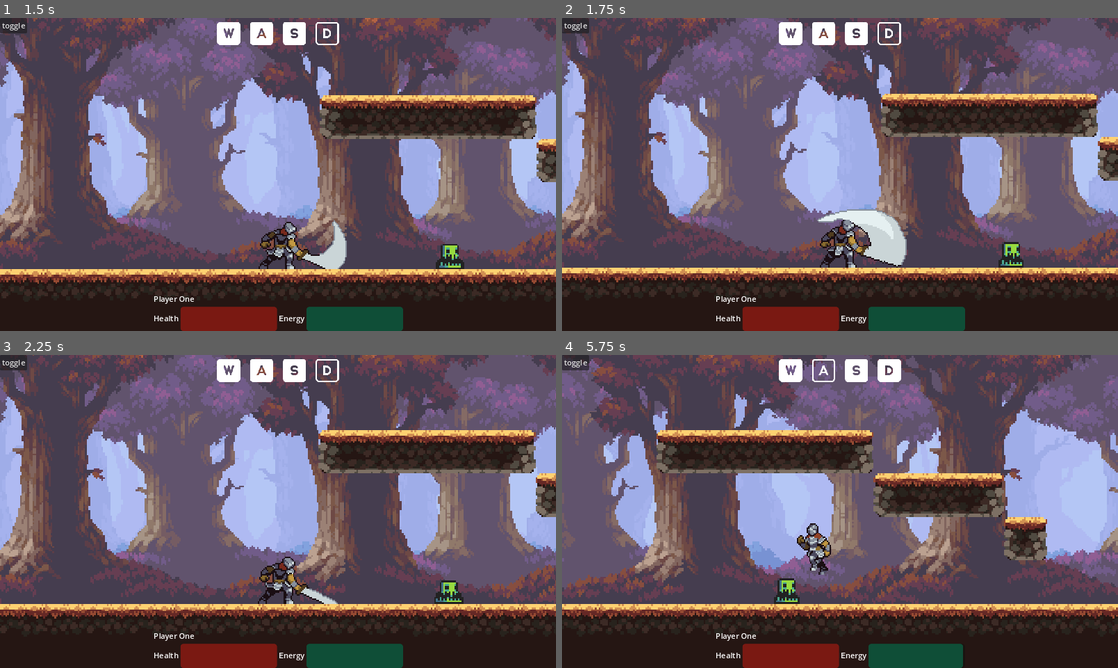
Above: before the commit, frames 1-4 (two rows, left to right).
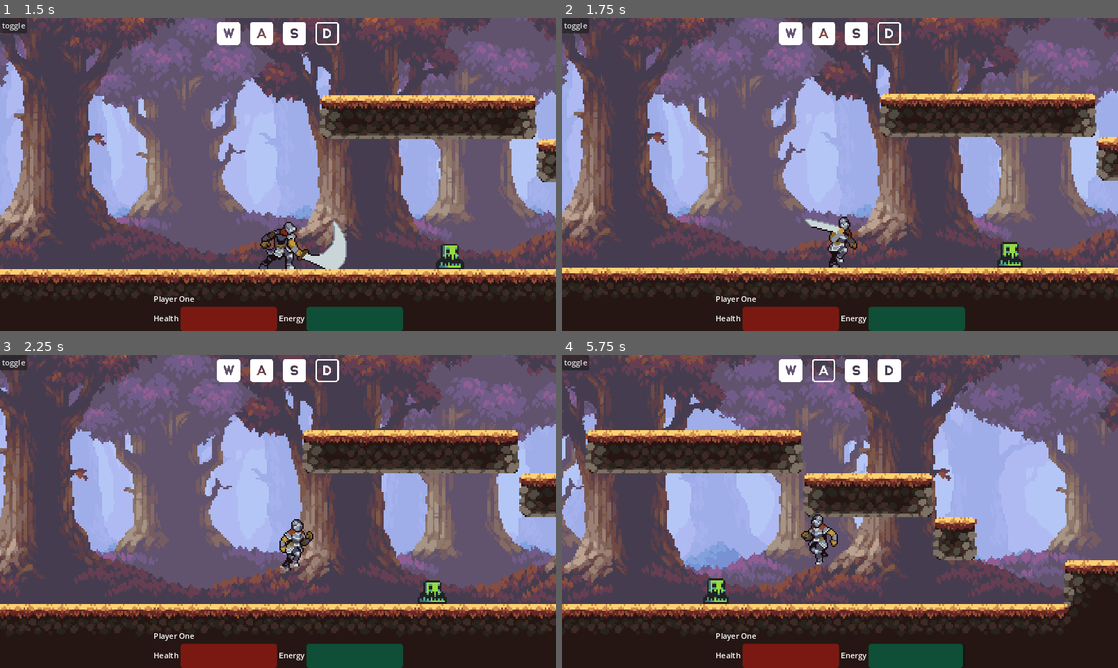
Above: after the commit, the same moments.

Repository: Unequipped/Untitled-Platformer
Game: Godot game, scene res://Scenes/Game/game.tscn
Two runs of this game, one before a commit and one after it. Both use one fixed random seed, a clock stepped at 60 frames per second and the inputs below.
Inputs:
- Up to frame 1 (1.5 s): click "START GAME" at 0.5 s; hold D (right) from 1.28 s (still down); hold G (attack) from 1.28 s (still down)
- Up to frame 2 (1.75 s): keep holding D (right); keep holding G (attack); tap W (up) at 1.52, 1.55 s
- Up to frame 3 (2.25 s): keep holding D (right); tap W (up) at 1.82, 2.1 s; release G (attack) at 2.03 s
- Up to frame 4 (5.75 s): tap W (up) at 2.27, 2.57, 3.05, 3.77, 4.07, 4.52, 4.55, 4.82, 5.1, 5.27, 5.57 s; tap G (attack) at 2.3, 3.8, 5.3 s; release D (right) at 2.78 s; hold A (left) 2.78-3.53 s; hold G (attack) 2.78-3.53 s; hold D (right) 3.53-5.03 s; tap H (roll) at 3.6 s; hold G (attack) 4.28-5.03 s; hold A (left) from 5.03 s (still down)

Frame 1 is identical in both runs. In frame 2, 11% of the frame differs, in the area x 0-100%, y 0-85%; in frame 3, 34%; in frame 4, 61%.

Commit message:
IMPORTANT - Attack now works much better (Attack2 removed for now)

Diff:
--- a/Scenes/Entities/States/attack.gd
+++ b/Scenes/Entities/States/attack.gd
@@ -8,16 +8,14 @@
 var attack_playing:bool
 
 func enter():
-	attack_playing = true
+	actor.animate(str(name))
 
 func exit():
 	actor.apply_dmg()
 
 func update(delta):
-	if actor.animator.frame < end_frame:
-		attack_playing = actor.animate(str(name)) # THIS NEEDS TO BE UPDATED SO ITS SAFER TO USE
-	else:
-		attack_playing = false
+	attack_playing = actor.animate() # returns true if animation is playing
+	print(attack_playing)
 
 func physics_update(delta):
 	actor.velocity.x = 0
@@ -30,6 +28,6 @@
 	#elif !attack_playing: #There seems to be this really weird attack bug and I think it's related to this
 		#Transitioned.emit(self, "idle")
 
-	if !inputManager.attack_inp() and !attack_playing:
+	if !attack_playing:
 		if actor.is_on_floor():
 			Transitioned.emit(self, "idle")
--- a/Scenes/Entities/player/player.tscn
+++ b/Scenes/Entities/player/player.tscn
@@ -286,7 +286,7 @@
 "duration": 1.0,
 "texture": SubResource("AtlasTexture_h2f1r")
 }],
-"loop": true,
+"loop": false,
 "name": &"attack",
 "speed": 12.0
 }, {
@@ -309,7 +309,7 @@
 "duration": 1.0,
 "texture": SubResource("AtlasTexture_yl1q7")
 }],
-"loop": true,
+"loop": false,
 "name": &"attack2",
 "speed": 12.0
 }, {
@@ -542,9 +542,7 @@
 [node name="AnimatedSprite2D" type="AnimatedSprite2D" parent="spritePivot"]
 position = Vector2(4, -15)
 sprite_frames = SubResource("SpriteFrames_ubri2")
-animation = &"attack"
-frame = 3
-frame_progress = 0.253044
+animation = &"attack2"
 
 [node name="dmg_box" type="Area2D" parent="spritePivot"]
 collision_mask = 8
